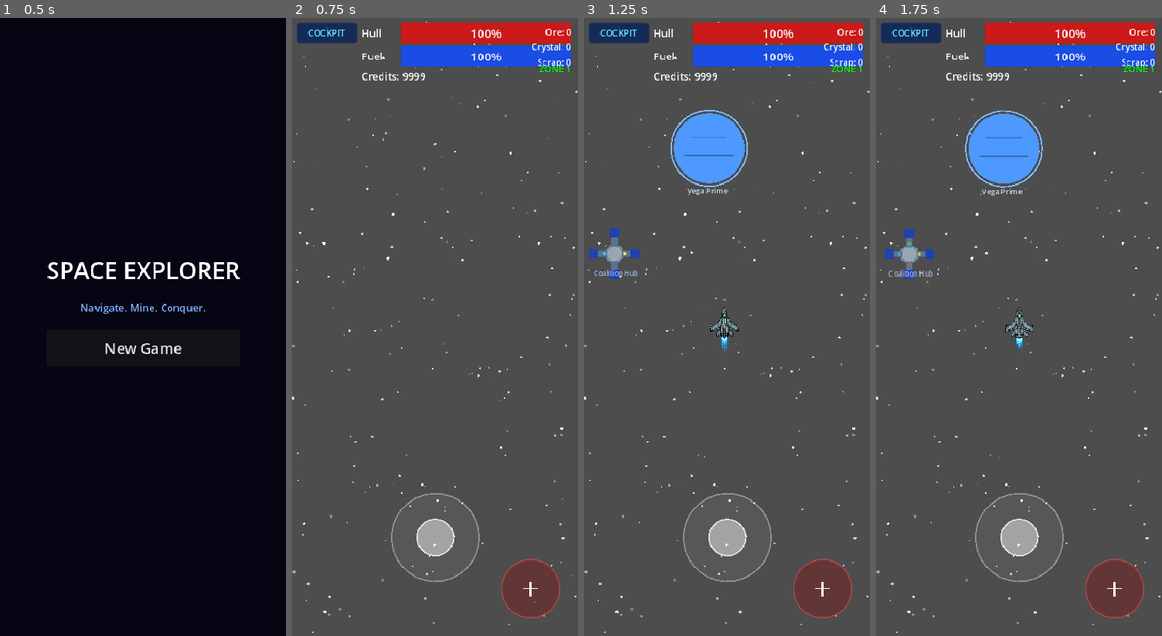
Above: before the commit, frames 1-4 (left to right).
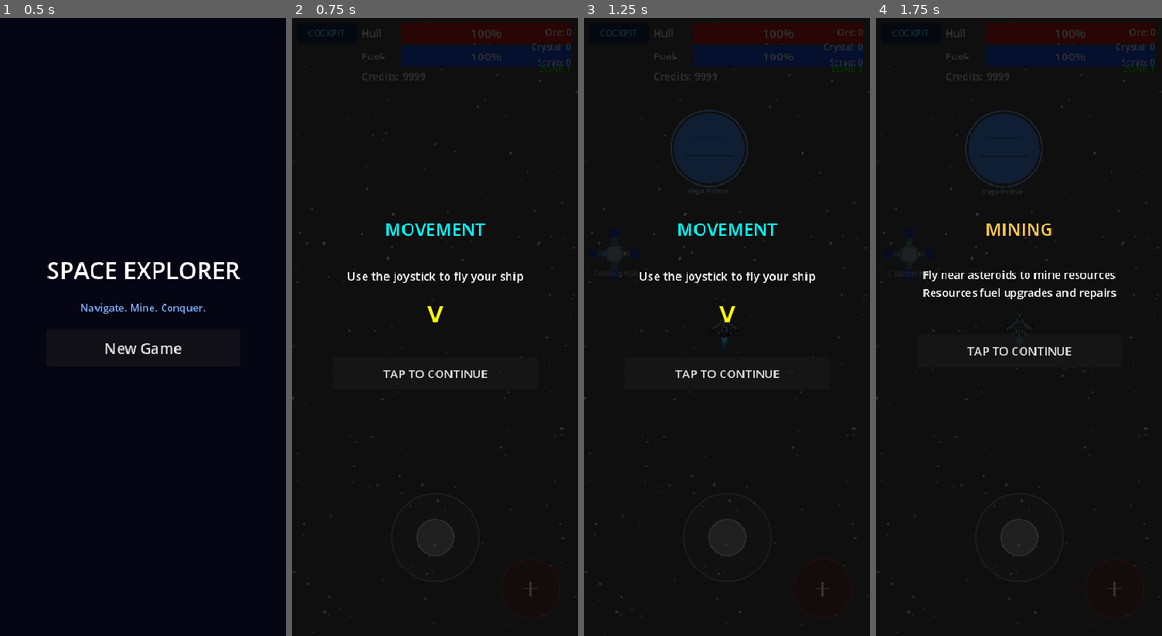
Above: after the commit, the same moments.

Repository: ichizh8/space-game-rt
Game: Godot game, scene res://scenes/main_menu.tscn
Same seed, same stepped clock (60 frames per second), same inputs: the game is played once before the commit and once after it.
Inputs (mouse positions are in pixels of both pictures, inside the frame that each line leads up to):
- Up to frame 1 (0.5 s): no input
- Up to frame 2 (0.75 s): click "New Game" at 0.5 s
- Up to frame 3 (1.25 s): no input
- Up to frame 4 (1.75 s): click (1019, 370) at 1.25 s, where only the run after the commit has a clickable "TAP TO CONTINUE"

Frame 1 is identical in both runs. In frame 2, 100% of the frame differs, in the area x 0-100%, y 0-100%; in frame 3, 100%; in frame 4, 100%.

Commit message:
v92: tutorial overlay for first launch
Co-Authored-By: Claude Opus 4.6 <noreply@anthropic.com>

Diff:
--- /dev/null
+++ b/scenes/tutorial_overlay.tscn
@@ -0,0 +1,6 @@
+[gd_scene load_steps=2 format=3 uid="uid://tutorial001"]
+
+[ext_resource type="Script" path="res://scripts/tutorial_overlay.gd" id="1"]
+
+[node name="TutorialOverlay" type="CanvasLayer"]
+script = ExtResource("1")
--- a/scripts/space_world.gd
+++ b/scripts/space_world.gd
@@ -30,6 +30,14 @@
 	GameState.player_died.connect(_on_player_died)
 	GameState.hull_changed.connect(_on_hull_changed)
 	_last_hull = GameState.hull
+	call_deferred("_show_tutorial")
+
+
+func _show_tutorial() -> void:
+	var tut_scene: PackedScene = load("res://scenes/tutorial_overlay.tscn") as PackedScene
+	if is_instance_valid(tut_scene):
+		var tut: Node = tut_scene.instantiate()
+		add_child(tut)
 
 
 func _process(delta: float) -> void:
--- /dev/null
+++ b/scripts/tutorial_overlay.gd
@@ -0,0 +1,180 @@
+extends CanvasLayer
+
+var _current_panel: int = 0
+var _panels: Array[Control] = []
+
+const TUTORIAL_FLAG_PATH := "user://tutorial_done.flag"
+
+
+func _ready() -> void:
+	layer = 30
+	# Check if tutorial already completed
+	if FileAccess.file_exists(TUTORIAL_FLAG_PATH):
+		call_deferred("queue_free")
+		return
+	_build_ui()
+
+
+func _build_ui() -> void:
+	# Semi-transparent overlay
+	var bg := Panel.new()
+	bg.set_anchors_preset(Control.PRESET_FULL_RECT)
+	var style := StyleBoxFlat.new()
+	style.bg_color = Color(0, 0, 0, 0.8)
+	bg.add_theme_stylebox_override("panel", style)
+	add_child(bg)
+
+	# Build 3 panels
+	_panels.append(_build_panel_1(bg))
+	_panels.append(_build_panel_2(bg))
+	_panels.append(_build_panel_3(bg))
+
+	# Show only the first panel
+	for i in range(_panels.size()):
+		_panels[i].visible = (i == 0)
+
+
+func _build_panel_1(parent: Control) -> Control:
+	var vbox := _make_centered_vbox(parent)
+
+	var title := Label.new()
+	title.text = "MOVEMENT"
+	title.add_theme_font_size_override("font_size", 24)
+	title.add_theme_color_override("font_color", Color.CYAN)
+	title.horizontal_alignment = HORIZONTAL_ALIGNMENT_CENTER
+	vbox.add_child(title)
+
+	vbox.add_child(_spacer(20))
+
+	var desc := Label.new()
+	desc.text = "Use the joystick to fly your ship"
+	desc.add_theme_font_size_override("font_size", 16)
+	desc.add_theme_color_override("font_color", Color.WHITE)
+	desc.horizontal_alignment = HORIZONTAL_ALIGNMENT_CENTER
+	desc.autowrap_mode = TextServer.AUTOWRAP_WORD_SMART
+	vbox.add_child(desc)
+
+	var arrow := Label.new()
+	arrow.text = "v"
+	arrow.add_theme_font_size_override("font_size", 40)
+	arrow.add_theme_color_override("font_color", Color.YELLOW)
+	arrow.horizontal_alignment = HORIZONTAL_ALIGNMENT_CENTER
+	vbox.add_child(arrow)
+
+	vbox.add_child(_spacer(20))
+
+	var btn := Button.new()
+	btn.text = "TAP TO CONTINUE"
+	btn.custom_minimum_size.y = 44
+	btn.add_theme_font_size_override("font_size", 16)
+	btn.pressed.connect(_next_panel)
+	vbox.add_child(btn)
+
+	return vbox
+
+
+func _build_panel_2(parent: Control) -> Control:
+	var vbox := _make_centered_vbox(parent)
+
+	var title := Label.new()
+	title.text = "MINING"
+	title.add_theme_font_size_override("font_size", 24)
+	title.add_theme_color_override("font_color", Color(1.0, 0.8, 0.3))
+	title.horizontal_alignment = HORIZONTAL_ALIGNMENT_CENTER
+	vbox.add_child(title)
+
+	vbox.add_child(_spacer(20))
+
+	var desc := Label.new()
+	desc.text = "Fly near asteroids to mine resources\nResources fuel upgrades and repairs"
+	desc.add_theme_font_size_override("font_size", 15)
+	desc.add_theme_color_override("font_color", Color.WHITE)
+	desc.horizontal_alignment = HORIZONTAL_ALIGNMENT_CENTER
+	desc.autowrap_mode = TextServer.AUTOWRAP_WORD_SMART
+	vbox.add_child(desc)
+
+	vbox.add_child(_spacer(30))
+
+	var btn := Button.new()
+	btn.text = "TAP TO CONTINUE"
+	btn.custom_minimum_size.y = 44
+	btn.add_theme_font_size_override("font_size", 16)
+	btn.pressed.connect(_next_panel)
+	vbox.add_child(btn)
+
+	return vbox
+
+
+func _build_panel_3(parent: Control) -> Control:
+	var vbox := _make_centered_vbox(parent)
+
+	var title := Label.new()
+	title.text = "COMBAT"
+	title.add_theme_font_size_override("font_size", 24)
+	title.add_theme_color_override("font_color", Color.RED)
+	title.horizontal_alignment = HORIZONTAL_ALIGNMENT_CENTER
+	vbox.add_child(title)
+
+	vbox.add_child(_spacer(20))
+
+	var desc := Label.new()
+	desc.text = "FIRE button toggles auto-fire\nDestroy enemies to earn credits and XP"
+	desc.add_theme_font_size_override("font_size", 15)
+	desc.add_theme_color_override("font_color", Color.WHITE)
+	desc.horizontal_alignment = HORIZONTAL_ALIGNMENT_CENTER
+	desc.autowrap_mode = TextServer.AUTOWRAP_WORD_SMART
+	vbox.add_child(desc)
+
+	vbox.add_child(_spacer(30))
+
+	var btn := Button.new()
+	btn.text = "GOT IT"
+	btn.custom_minimum_size.y = 48
+	btn.add_theme_font_size_override("font_size", 18)
+	var btn_style := StyleBoxFlat.new()
+	btn_style.bg_color = Color(0.1, 0.5, 0.2, 0.9)
+	btn_style.corner_radius_top_left = 6
+	btn_style.corner_radius_top_right = 6
+	btn_style.corner_radius_bottom_left = 6
+	btn_style.corner_radius_bottom_right = 6
+	btn.add_theme_stylebox_override("normal", btn_style)
+	btn.pressed.connect(_finish_tutorial)
+	vbox.add_child(btn)
+
+	return vbox
+
+
+func _make_centered_vbox(parent: Control) -> VBoxContainer:
+	var vbox := VBoxContainer.new()
+	vbox.set_anchors_preset(Control.PRESET_CENTER)
+	vbox.custom_minimum_size = Vector2(280, 300)
+	vbox.offset_left = -140
+	vbox.offset_top = -150
+	vbox.offset_right = 140
+	vbox.offset_bottom = 150
+	vbox.add_theme_constant_override("separation", 8)
+	parent.add_child(vbox)
+	return vbox
+
+
+func _spacer(height: float) -> Control:
+	var s := Control.new()
+	s.custom_minimum_size.y = height
+	return s
+
+
+func _next_panel() -> void:
+	if _current_panel < _panels.size():
+		_panels[_current_panel].visible = false
+	_current_panel += 1
+	if _current_panel < _panels.size():
+		_panels[_current_panel].visible = true
+
+
+func _finish_tutorial() -> void:
+	# Mark tutorial as done
+	var file := FileAccess.open(TUTORIAL_FLAG_PATH, FileAccess.WRITE)
+	if file:
+		file.store_string("done")
+		file.close()
+	call_deferred("queue_free")
Not shown, added: scripts/tutorial_overlay.gd.uid
Not shown, changed: web-export/index.html
Not shown, changed: web-export/index.pck
